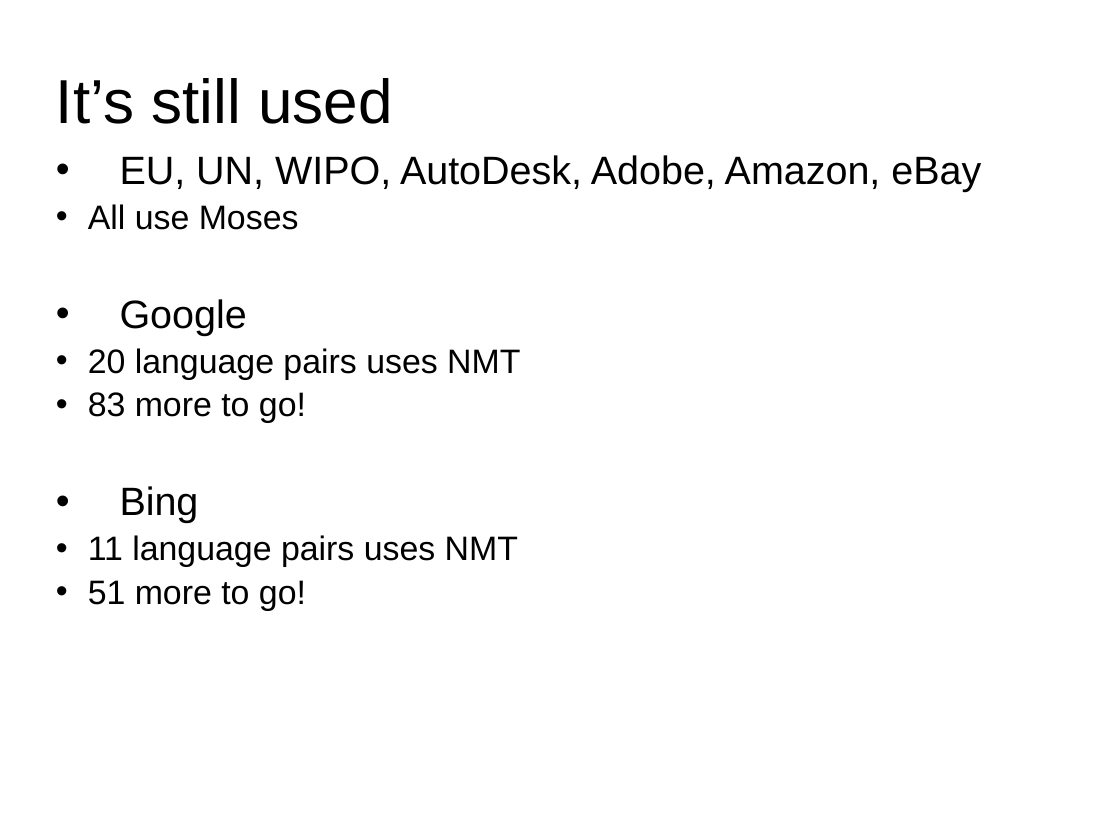
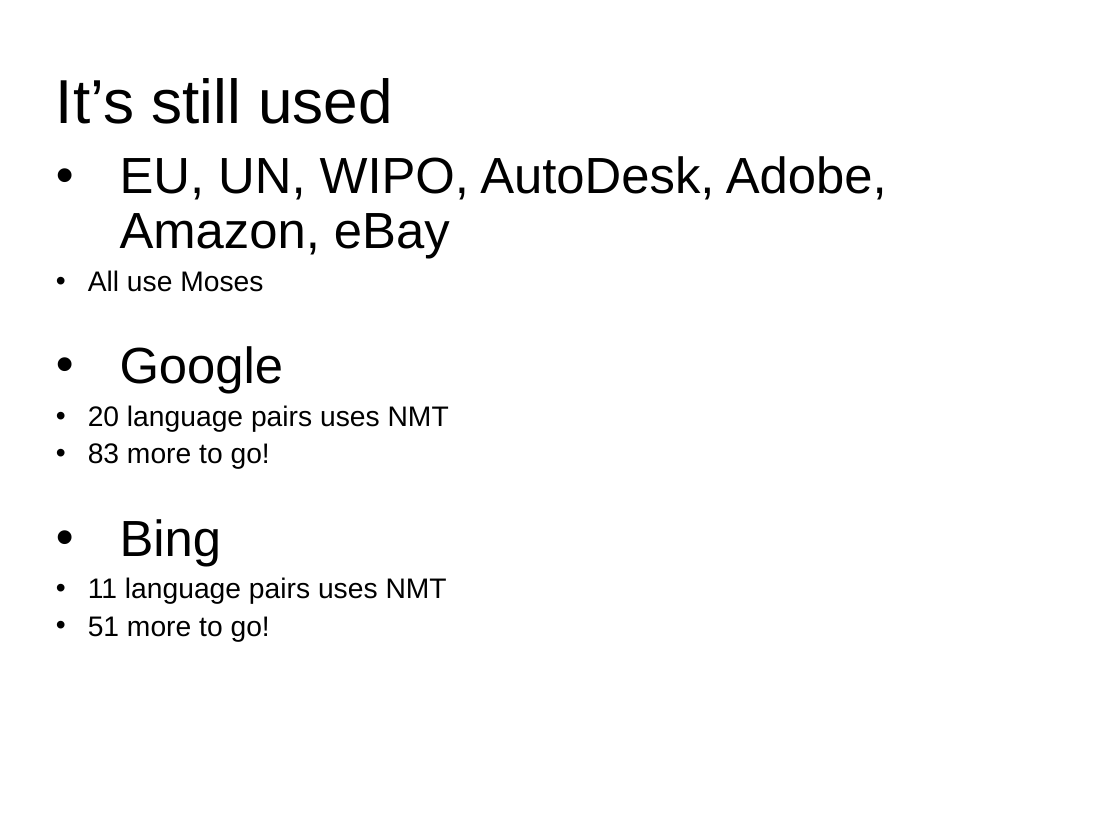
Before and after one commit to hieuhoang/papers, a slide deck: slide 4 of mtma17/slides.pptx. Drawn at 1120x840 pixels with LibreOffice and Linux fonts; fonts in the diff are those of the drawing. Boxes give left, top, right and bottom in pixels: in the first picture for what was removed or moved away, otherwise in the second. Text is boxed around its words. In the diff, an @@ line names an element or a change of style, - is before the commit and + after.

```diff
--- a/mtma17/slides.pptx
+++ b/mtma17/slides.pptx
@@ text "EU, UN, WIPO, AutoDesk, Adobe, ..." at bbox=[88, 156, 887, 642]: size 28 to 36 pt in "EU, UN, WIPO, AutoDesk, Adobe, Amazon, eBay", "Google", "Bing"; size 24 to 20 pt in "All use Moses", "20 language pairs uses NMT", "83 more to go!", "11 language pairs uses NMT" and 1 more places; list level 2 to 3 in "All use Moses" @@
```
Also in this commit, not shown: 3 other slides changed.
